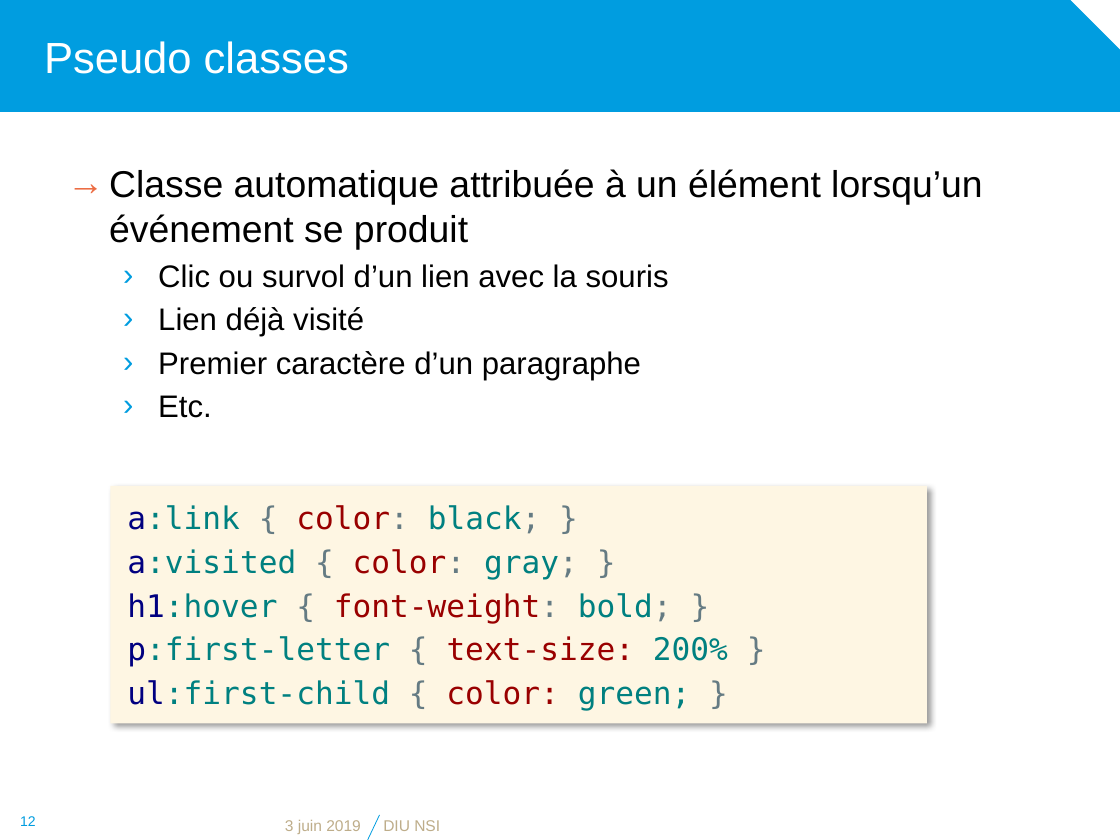
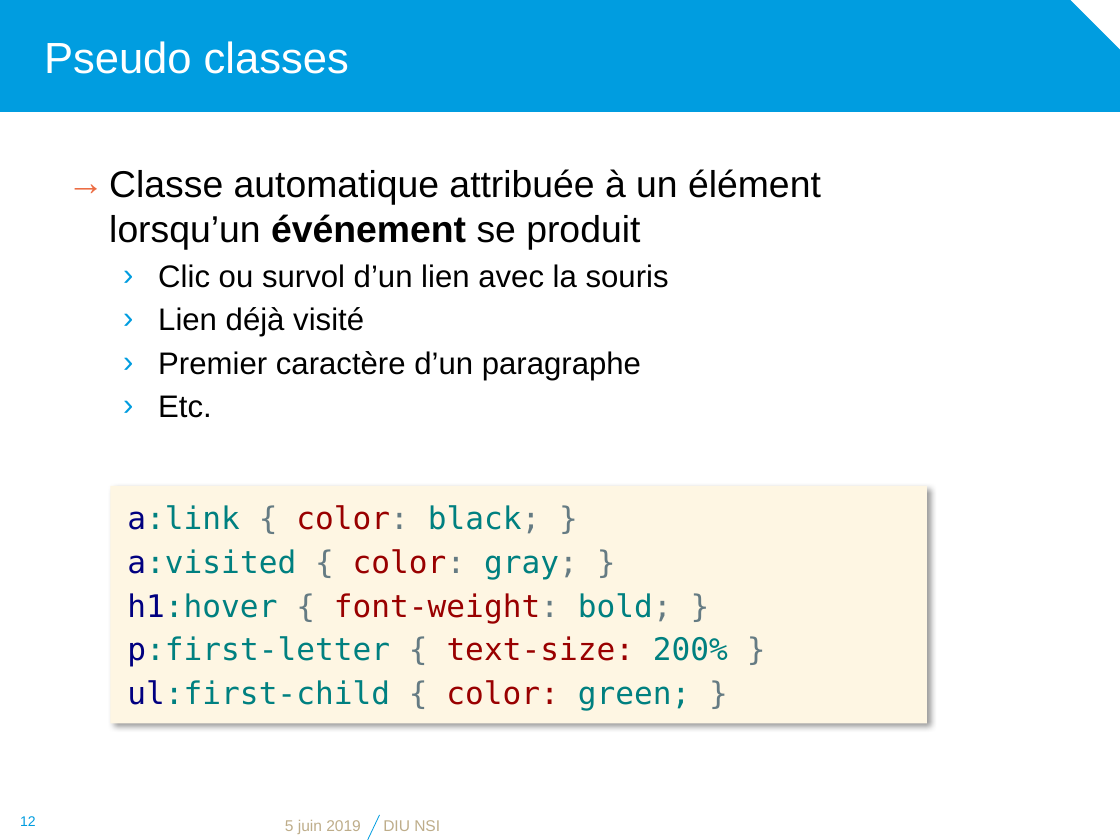
Before and after one commit to diu-uf-bordeaux/bloc1, a slide deck: slide 12 of web/3-CSS/css.pptx. Drawn at 1120x840 pixels with LibreOffice and Linux fonts; fonts in the diff are those of the drawing; background and template pictures are left out. Boxes give left, top, right and bottom in pixels: in the first picture for what was removed or moved away, otherwise in the second. Text is boxed around its words. In the diff, an @@ line names an element or a change of style, - is before the commit and + after.

```diff
--- a/web/3-CSS/css.pptx
+++ b/web/3-CSS/css.pptx
@@ text at (x1=109, y1=169, x2=821, y2=249): bold on in "événement" @@
@@ text at (x1=285, y1=820, x2=361, y2=834): text changed @@
-3 juin 2019
+5 juin 2019
```
Also in this commit, not shown: 18 other slides changed, 1 other file.
